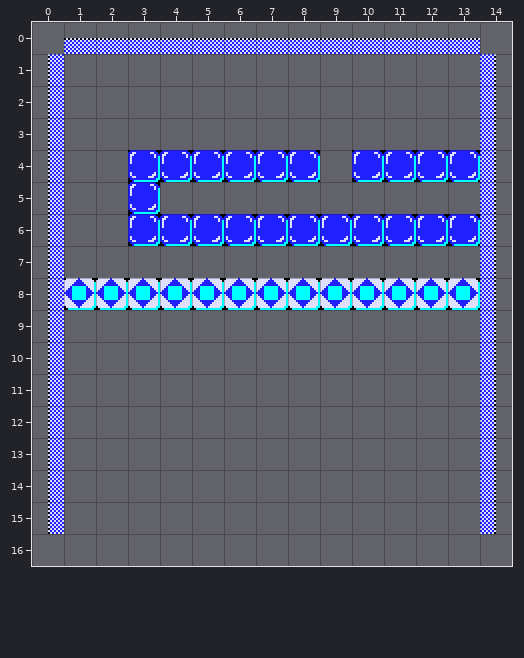
Tiled map -- resources/maps/mapa1.tmx. The first picture shows the starting point.
Cells are 16x16 px. Shown: x 0..14, y 0..16.
And afterwards:
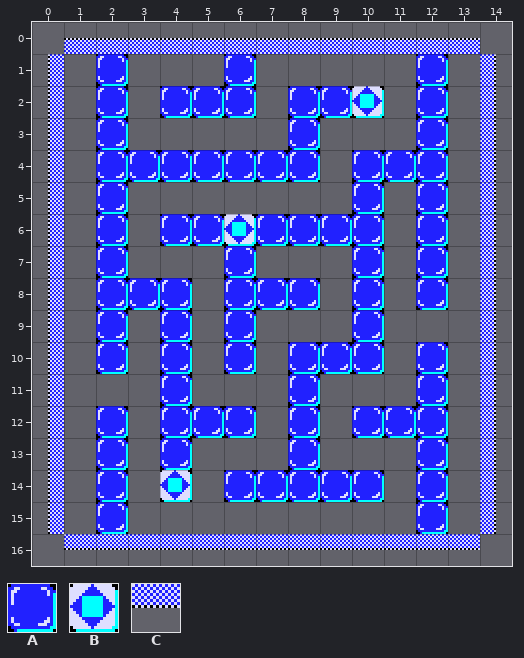
Key: from "patrones": A 1, B 3, C 6.
_ is an empty cell.
Tiles replaced or removed in this view: A, B.
Edits made:
Changed rows in their new state; . is an unchanged cell.
Layer "Capa de Patrones 1":
first column x 1:
 1 .A...A.....A.
 2 .A.AAA.AAB.A.
 3 .A.....A...A.
 4 .A.........._
 5 .A_......A.A.
 6 .A_..B...._._
 7 .A...A...A.A.
 8 _AAA_AAA_A_A_
 9 .A.A.A...A...
10 .A.A.A.AAA.A.
11 ...A...A...A.
12 .A.AAA.A.AAA.
13 .A.A...A...A.
14 .A.B.AAAAA.A.
15 .A.........A.
16 CCCCCCCCCCCCC
Changed places in both pictures, as pixel boxes (x1, y1, x2, y2):
changed: (64, 54, 480, 550)
